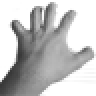
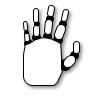
Before/after of a 96x96 layered artwork. What changed in the layer stack:
removed layer "Hand 3" over [left=0, top=2, right=96, bottom=96]
added layer "Group 2 copy 3" above "Group 2 copy 2" over [left=23, top=5, right=80, bottom=86]
